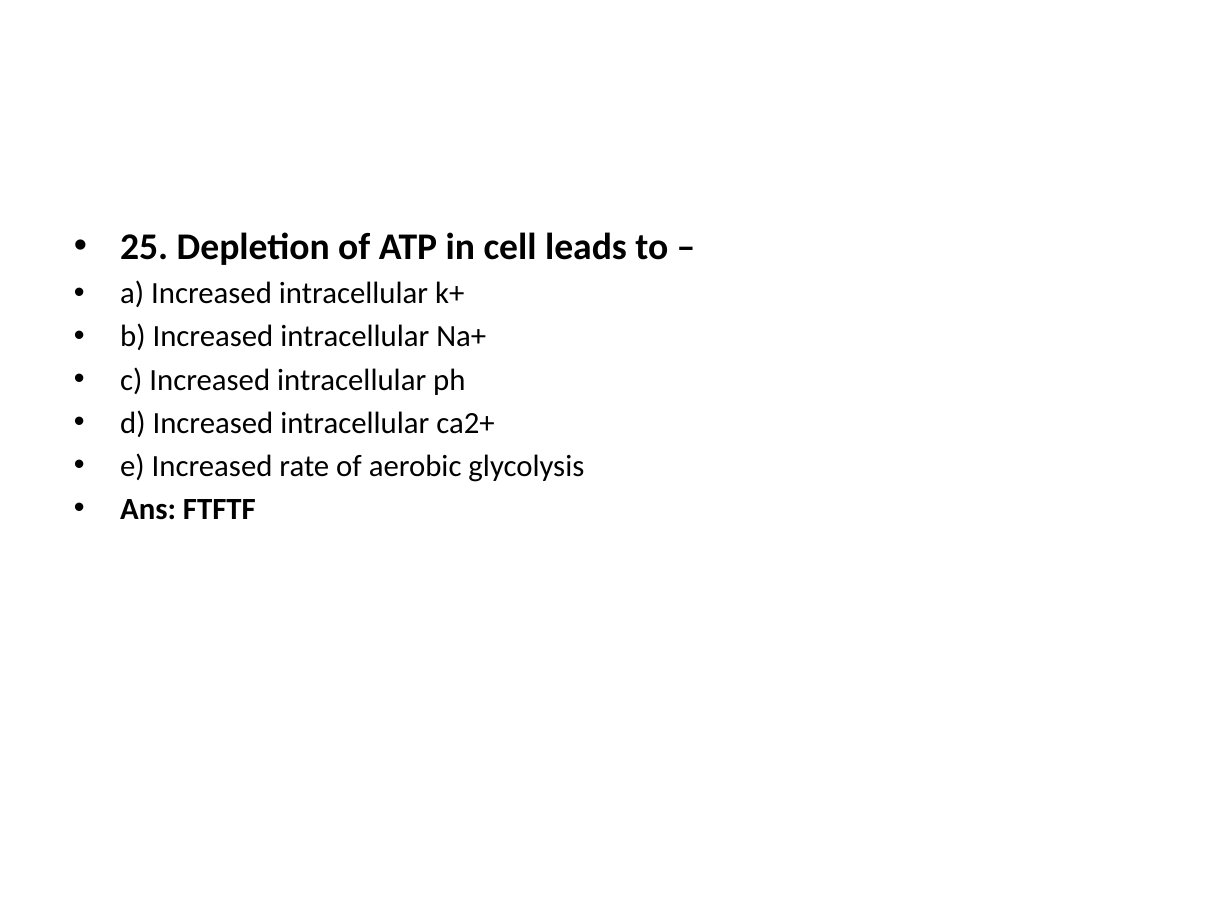
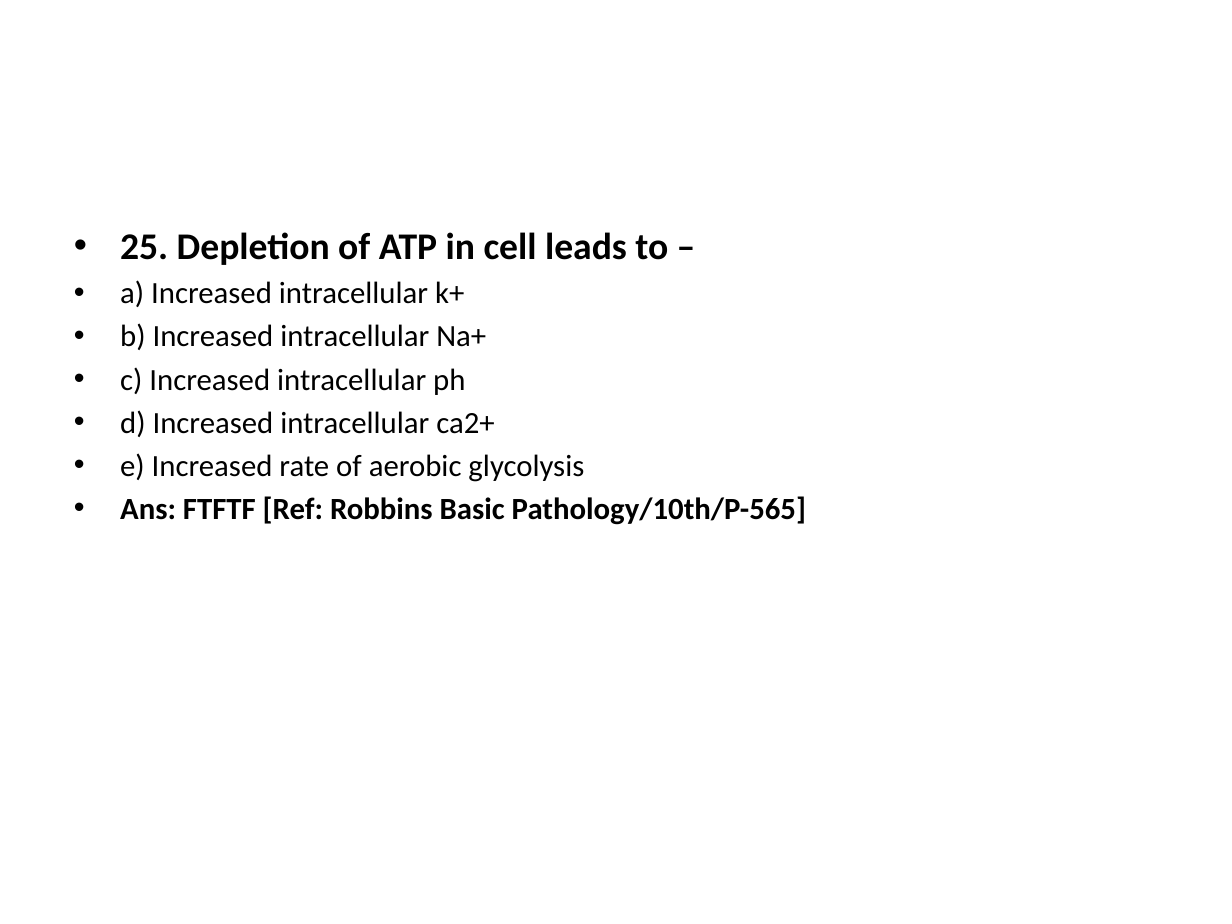
Before and after one commit to jahirulislammolla/exam_power_point, a slide deck: slide 49 of Cell_Injury___Adaptation__Inflammation___Healing___Hemodynamic_Exam__Gynae_July_25__C.pptx. Drawn at 1232x924 pixels with LibreOffice and Linux fonts; fonts in the diff are those of the drawing. Boxes give left, top, right and bottom in pixels: in the first picture for what was removed or moved away, otherwise in the second. Text is boxed around its words. In the diff, an @@ line names an element or a change of style, - is before the commit and + after.

```diff
--- a/Cell_Injury___Adaptation__Inflammation___Healing___Hemodynamic_Exam__Gynae_July_25__C.pptx
+++ b/Cell_Injury___Adaptation__Inflammation___Healing___Hemodynamic_Exam__Gynae_July_25__C.pptx
@@ text at (120, 496, 806, 525): text changed @@
-• Ans: FTFTF
+• Ans: FTFTF [Ref: Robbins Basic Pathology/10th/P-565]
```
Also in this commit, not shown: 90 other slides changed, 11 other files.
